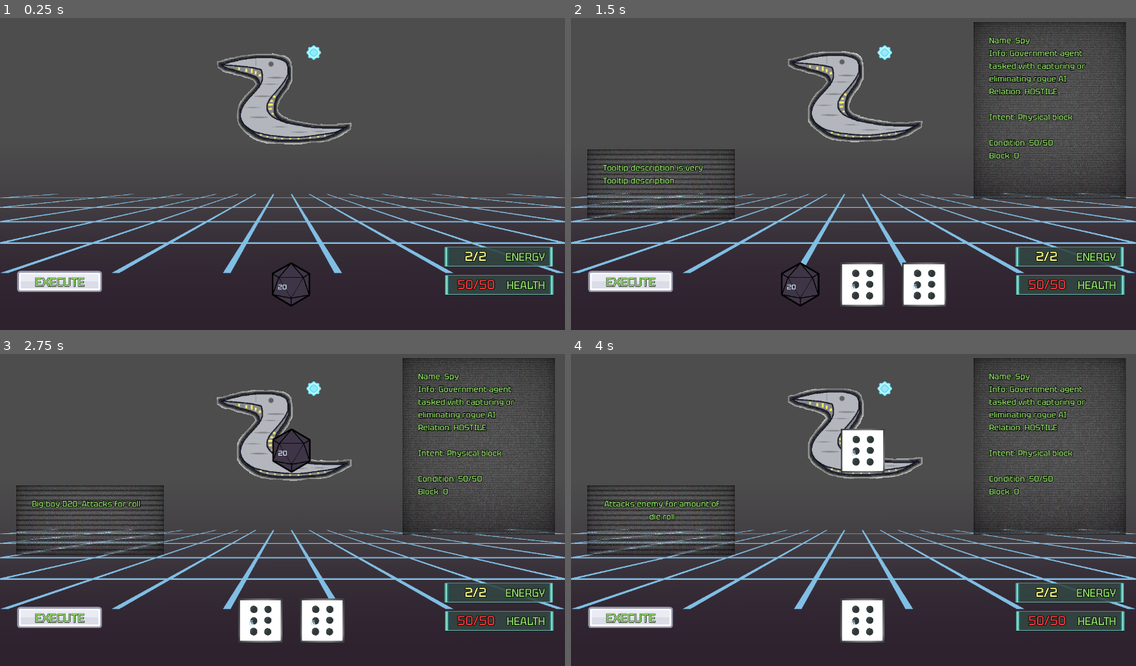
Above: before the commit, frames 1-4 (two rows, left to right).
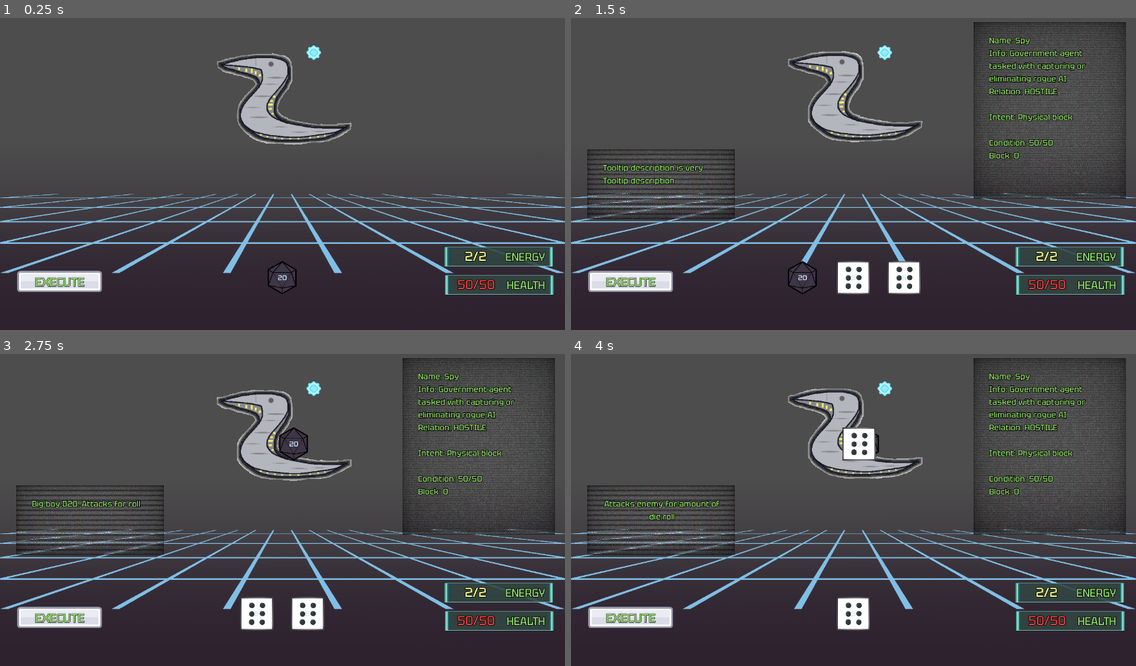
Above: after the commit, the same moments.

Repository: platopixel/d20
Game: Godot game, scene res://scenes/main.tscn
The game is run twice, just before and just after one commit, with the same random seed, the same clock (stepped at 60 frames per second) and the same inputs.
Inputs (mouse positions are in pixels of both pictures, inside the frame that each line leads up to):
- Up to frame 1 (0.25 s): no input
- Up to frame 2 (1.5 s): click "EXECUTE" at 0.5 s; click "EXECUTE" at 1.25 s
- Up to frame 3 (2.75 s): drag from (220, 622) to (282, 453) at 2.02 s
- Up to frame 4 (4 s): drag from (819, 622) to (853, 453) at 2.77 s; move the mouse to (853, 622) at 3.52 s; press the mouse at (853, 622) at 3.53 s

The runs differ from the first frame. In frame 1, 0.3% of the frame differs, in the area x 47-55%, y 78-93%; in frame 2, 2.3%, in the area x 37-67%, y 77-93%; in frame 3, 2.3%; in frame 4, 1.6%.

Commit message:
fix spin shader

Diff:
--- a/scenes/dice/dice_roller.gd
+++ b/scenes/dice/dice_roller.gd
@@ -2,28 +2,32 @@
 
 var dice: Array[Die]
 var num_dice_rolled := 0
+var all_dice_played := false
+
 
 func _ready() -> void:
 	Events.die_dropped.connect(add_die)
 	Events.die_played.connect(_on_die_played)
 
 
+# Add a die to be rolled later
 func add_die(die: Die) -> void:
 	dice.append(die)
 
 
 func roll() -> void:
+	all_dice_played = false
 	for i in range(dice.size()):
 		dice[i].play()
 
 
 func _on_die_played(die: DieModel) -> void:
-	var all_dice_played := false
+	# each die emits a played signal so we maintain a counter to wait for all dice to be played
 	num_dice_rolled += 1
 	if not all_dice_played and num_dice_rolled >= dice.size():
 		all_dice_played = true
 		# emit end turn after short delay
-		get_tree().create_timer(2.0, false).timeout.connect(
+		get_tree().create_timer(1.5, false).timeout.connect(
 			func():
 				Events.player_turn_ended.emit()
 				dice.clear()
--- a/scenes/dice/die.tscn
+++ b/scenes/dice/die.tscn
@@ -1,54 +1,59 @@
-[gd_scene load_steps=13 format=3 uid="uid://c0qf0rsddr7kl"]
+[gd_scene load_steps=12 format=3 uid="uid://c0qf0rsddr7kl"]
 
 [ext_resource type="Script" path="res://scenes/dice/die.gd" id="1_v0k3q"]
+[ext_resource type="Shader" path="res://shaders/blur.gdshader" id="2_5dxbm"]
 [ext_resource type="Texture2D" uid="uid://cs2bktwthl2yj" path="res://assets/d6-4.png" id="2_wg7no"]
 [ext_resource type="Script" path="res://scenes/dice/die_state_machine.gd" id="4_fy54y"]
-[ext_resource type="Texture2D" uid="uid://vk5r2807pe6q" path="res://assets/d20-blank.png" id="5_bxxc0"]
-[ext_resource type="Shader" path="res://shaders/heavy_attack.gdshader" id="5_df46h"]
 [ext_resource type="Script" path="res://scenes/dice/die_states/die_base_state.gd" id="5_rkj7l"]
 [ext_resource type="Script" path="res://scenes/dice/die_states/die_clicked_state.gd" id="6_7jj28"]
 [ext_resource type="Script" path="res://scenes/dice/die_states/die_dragging_state.gd" id="7_8h68l"]
 [ext_resource type="Script" path="res://scenes/dice/die_states/die_released_state.gd" id="8_2bye2"]
 
-[sub_resource type="ShaderMaterial" id="ShaderMaterial_7xgas"]
-shader = ExtResource("5_df46h")
-shader_parameter/maxLineWidth = 25.0
-shader_parameter/minLineWidth = 5.0
-shader_parameter/speed = 2.5
-shader_parameter/blockSize = 10.0
-shader_parameter/gradientResolution = 10
-shader_parameter/tolerance = 0.0
+[sub_resource type="ShaderMaterial" id="ShaderMaterial_qrsx8"]
+shader = ExtResource("2_5dxbm")
+shader_parameter/pivot = Vector2(0, 0)
+shader_parameter/amount = 0.0
+shader_parameter/quality = 4
+shader_parameter/marginDebug = true
 
 [sub_resource type="LabelSettings" id="LabelSettings_agm8h"]
 font_color = Color(0.8, 0.909804, 0.980392, 1)
 
 [sub_resource type="RectangleShape2D" id="RectangleShape2D_ci871"]
-size = Vector2(100, 100)
+size = Vector2(75, 75)
 
 [node name="Die" type="Control"]
 layout_mode = 3
-anchors_preset = 0
-offset_left = -51.0
-offset_top = -50.0
-offset_right = 49.0
-offset_bottom = 50.0
-pivot_offset = Vector2(50, 50)
+anchors_preset = 8
+anchor_left = 0.5
+anchor_top = 0.5
+anchor_right = 0.5
+anchor_bottom = 0.5
+offset_left = -37.0
+offset_top = -37.0
+offset_right = 39.0
+offset_bottom = 39.0
+grow_horizontal = 2
+grow_vertical = 2
 mouse_filter = 1
 script = ExtResource("1_v0k3q")
 
 [node name="Sprite2D" type="TextureRect" parent="."]
+material = SubResource("ShaderMaterial_qrsx8")
 layout_mode = 1
-offset_right = 100.0
-offset_bottom = 100.0
+anchors_preset = 8
+anchor_left = 0.5
+anchor_top = 0.5
+anchor_right = 0.5
+anchor_bottom = 0.5
+offset_left = -37.5
+offset_top = -37.5
+offset_right = 37.5
+offset_bottom = 37.5
+grow_horizontal = 2
+grow_vertical = 2
 texture = ExtResource("2_wg7no")
 expand_mode = 1
-
-[node name="Sprite2D2" type="TextureRect" parent="."]
-visible = false
-material = SubResource("ShaderMaterial_7xgas")
-layout_mode = 0
-scale = Vector2(0.35, 0.35)
-texture = ExtResource("5_bxxc0")
 
 [node name="Label" type="Label" parent="."]
 layout_mode = 1
@@ -70,9 +75,16 @@
 
 [node name="DebugColor" type="ColorRect" parent="."]
 visible = false
-layout_mode = 2
-anchor_right = 1.0
-anchor_bottom = 1.0
+layout_mode = 1
+anchors_preset = 8
+anchor_left = 0.5
+anchor_top = 0.5
+anchor_right = 0.5
+anchor_bottom = 0.5
+offset_left = -37.5
+offset_top = -37.5
+offset_right = 37.5
+offset_bottom = 37.5
 grow_horizontal = 2
 grow_vertical = 2
 mouse_filter = 2
@@ -80,9 +92,16 @@
 
 [node name="DebugLabel" type="Label" parent="."]
 visible = false
-layout_mode = 2
-anchor_right = 1.0
-anchor_bottom = 1.0
+layout_mode = 1
+anchors_preset = 8
+anchor_left = 0.5
+anchor_top = 0.5
+anchor_right = 0.5
+anchor_bottom = 0.5
+offset_left = -24.0
+offset_top = -12.0
+offset_right = 24.0
+offset_bottom = 12.0
 grow_horizontal = 2
 grow_vertical = 2
 text = "state"
@@ -94,8 +113,7 @@
 monitorable = false
 
 [node name="CollisionShape2D" type="CollisionShape2D" parent="DropPointDetector"]
-visible = false
-position = Vector2(50, 50)
+position = Vector2(37.5, 37.5)
 shape = SubResource("RectangleShape2D_ci871")
 
 [node name="DieStateMachine" type="Node" parent="." node_paths=PackedStringArray("initial_state")]
--- a/scenes/game_table.tscn
+++ b/scenes/game_table.tscn
@@ -92,9 +92,9 @@
 anchor_right = 0.5
 anchor_bottom = 1.0
 offset_left = -342.0
-offset_top = -174.0
+offset_top = -163.0
 offset_right = 341.0
-offset_bottom = -22.0
+offset_bottom = -75.0
 grow_horizontal = 2
 grow_vertical = 0
 theme_override_constants/separation = 40
--- a/shaders/blur.gdshader
+++ b/shaders/blur.gdshader
@@ -7,10 +7,11 @@
 
 void vertex(){
 	vec2 vertex = TEXTURE_PIXEL_SIZE * VERTEX;
-	vertex = vertex * (2.0 * length(pivot) + ROOT_TWO) + pivot;
+	// commented out these lines because they were adding a huge margin to the texture
+	// vertex = vertex * (2.0 * length(pivot) + ROOT_TWO) + pivot;
 	VERTEX = vertex / TEXTURE_PIXEL_SIZE;
-VERTEX += pivot;
-	UV = (UV - 0.5) * (2.0 * length(pivot) + ROOT_TWO) + pivot + 0.5;
+	VERTEX += pivot;
+	// UV = (UV - 0.5) * (2.0 * length(pivot) + ROOT_TWO) + pivot + 0.5;
 }
 
 float insideUnitSquare(vec2 v) {
